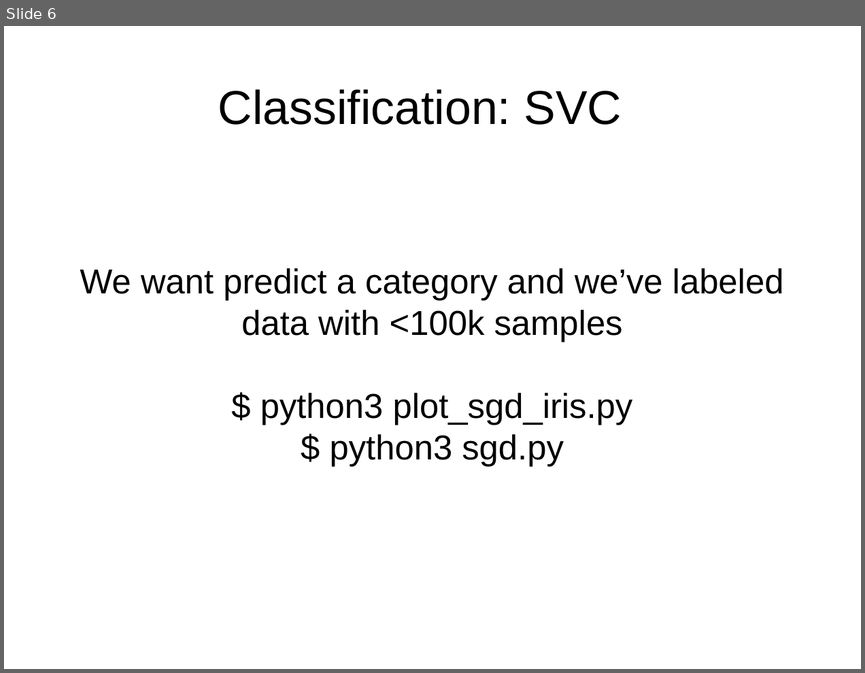
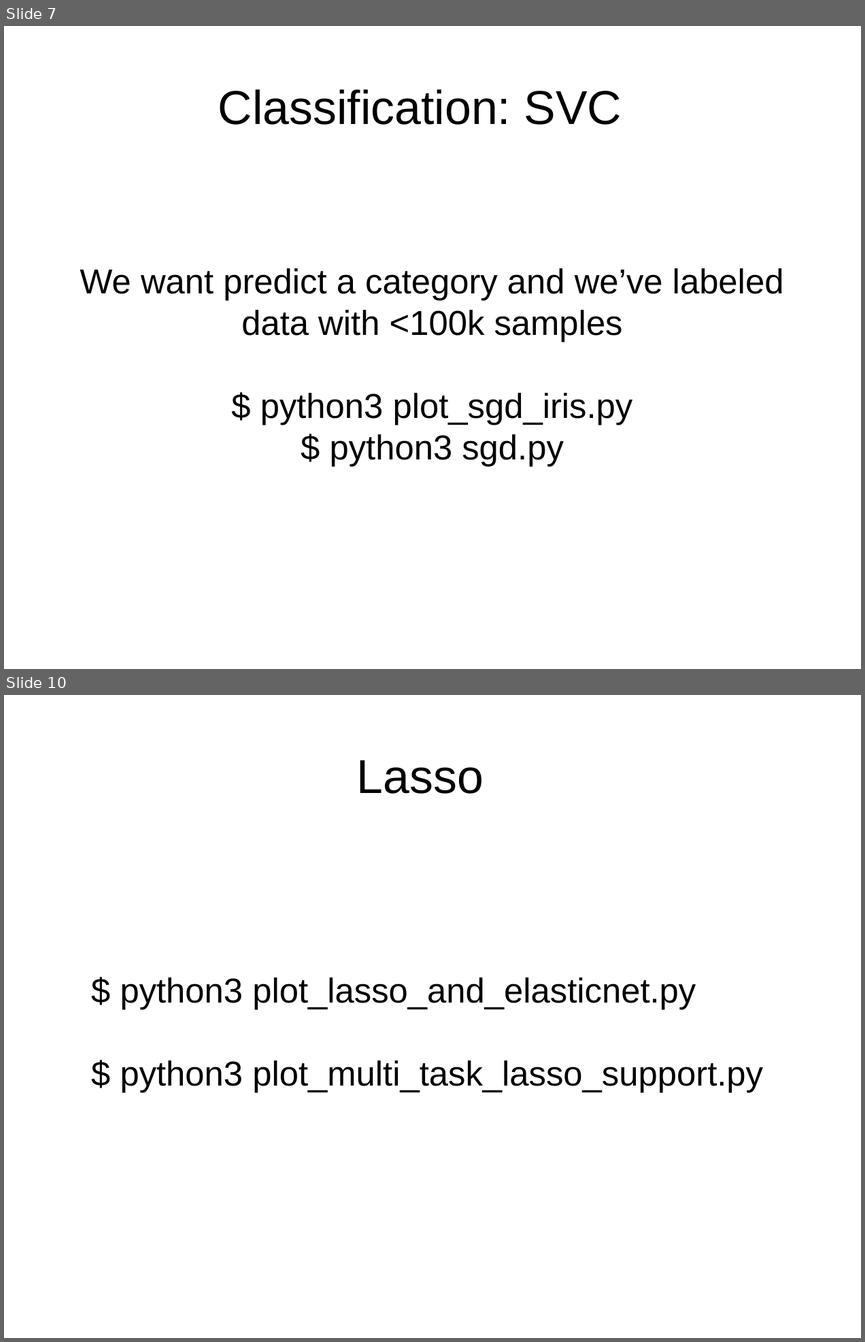
Before and after one commit to davidam/python-examples, a slide deck: presentations/scikit.odp. Shown one above the other, each under a label of ours: slide 6 before the commit, slides 7 and 10 after it; the slides between them are not shown. The pictures are 865x673 and 865x1342 pixels, drawn with LibreOffice and Linux fonts; fonts in the diff are those of the drawing. Boxes give left, top, right and bottom in pixels: in the first picture for what was removed or moved away, otherwise in the second. Text is boxed around its words. In the diff, an @@ line names an element or a change of style, - is before the commit and + after.

```diff
--- a/presentations/scikit.odp
+++ b/presentations/scikit.odp
@@ slide 10 added at (x1=4, y1=695, x2=861, y2=1338), background #FFFFFF @@
@@ title added at (x1=357, y1=760, x2=483, y2=794), 44 pt, text #000000 @@
+Lasso
@@ text added at (x1=120, y1=977, x2=763, y2=1092), 32 pt, text #000000 @@
+$ python3 plot_lasso_and_elasticnet.py
+$ python3 plot_multi_task_lasso_support.py
@@ what was slide 6 is now slide 7 @@
```
Also in this commit, not shown: 6 other slides added.
